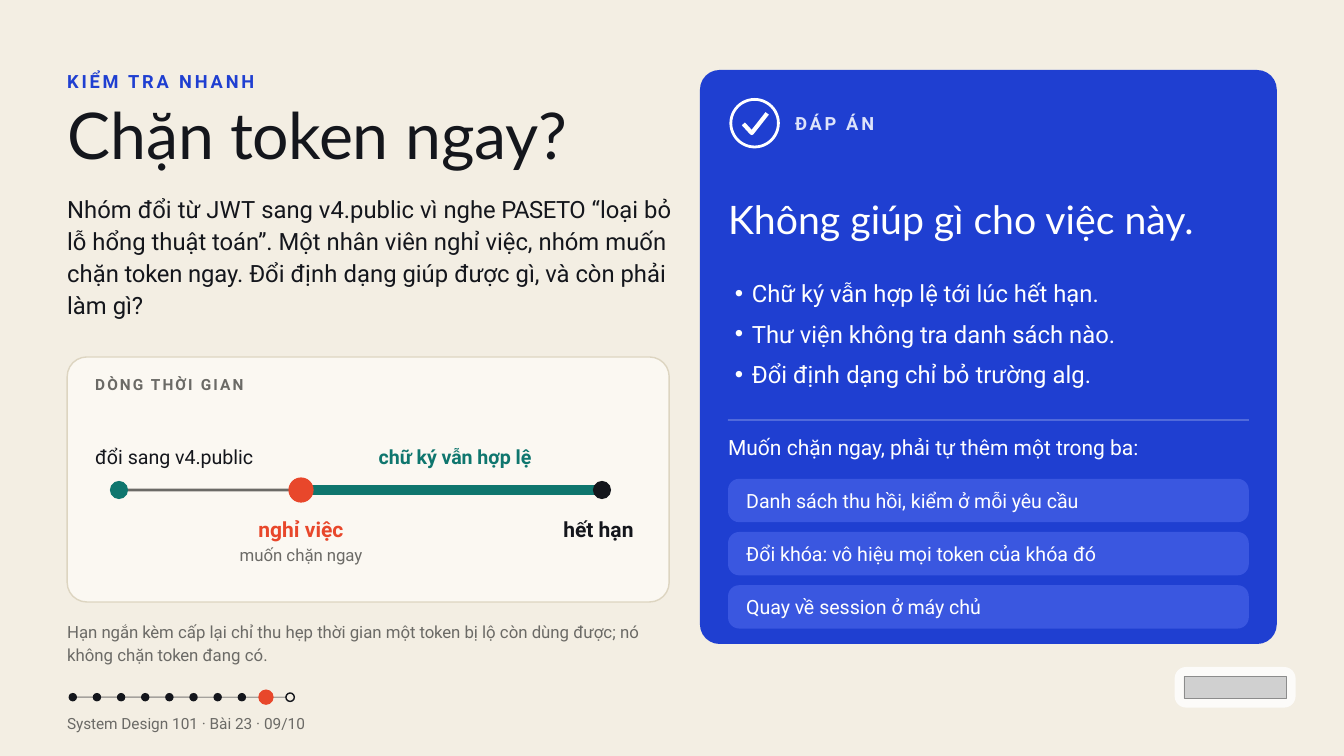
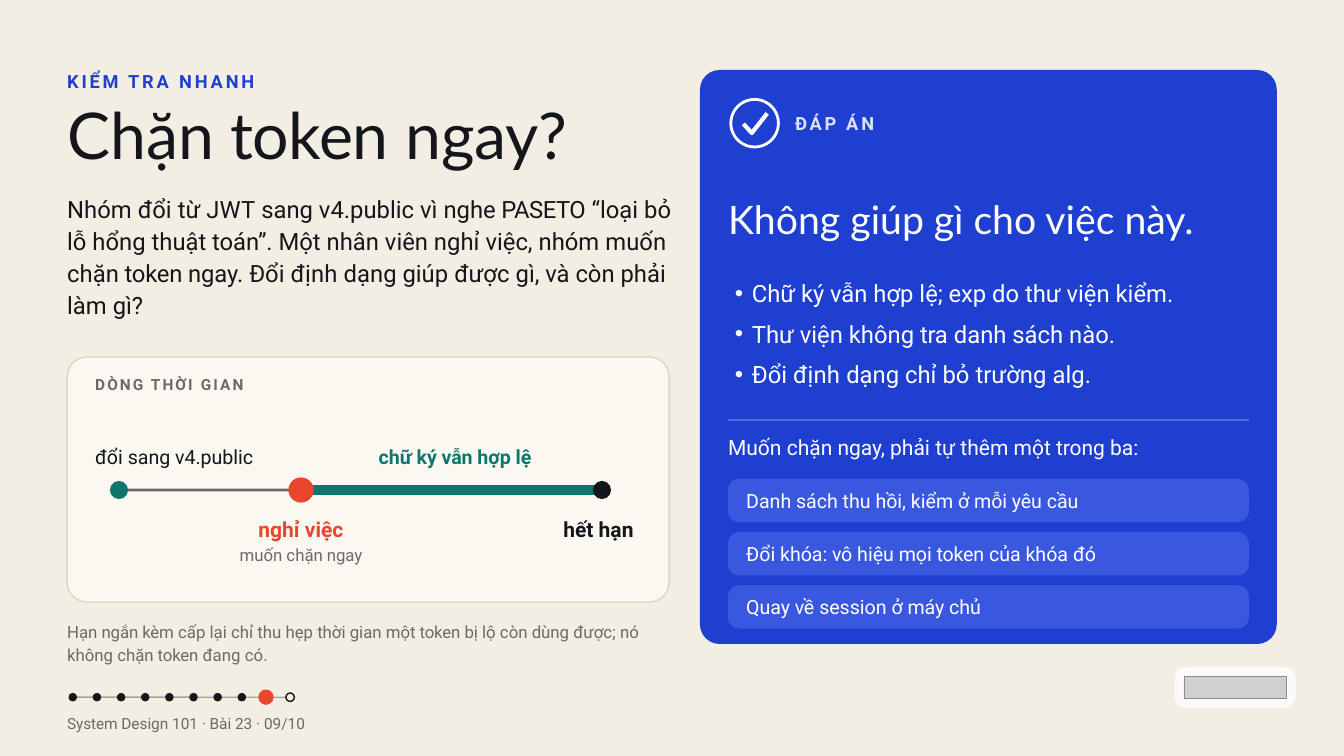
Before and after one commit to vohoailinh90/tool-marketing-studio, a slide deck: slide 9 of system-design-101/vi/lessons/sd-14-023/slides/sd-14-023.pptx. Drawn at 1344x756 pixels with LibreOffice and Linux fonts; fonts in the diff are those of the drawing; grey boxes stand for pictures. Boxes give left, top, right and bottom in pixels: in the first picture for what was removed or moved away, otherwise in the second. Text is boxed around its words. In the diff, an @@ line names an element or a change of style, - is before the commit and + after.

```diff
--- a/system-design-101/vi/lessons/sd-14-023/slides/sd-14-023.pptx
+++ b/system-design-101/vi/lessons/sd-14-023/slides/sd-14-023.pptx
@@ text at [752,282,1174,307]: text changed @@
-• Chữ ký vẫn hợp lệ tới lúc hết hạn.
+• Chữ ký vẫn hợp lệ; exp do thư viện kiểm.
```
Also in this commit, not shown: 1 other file.
